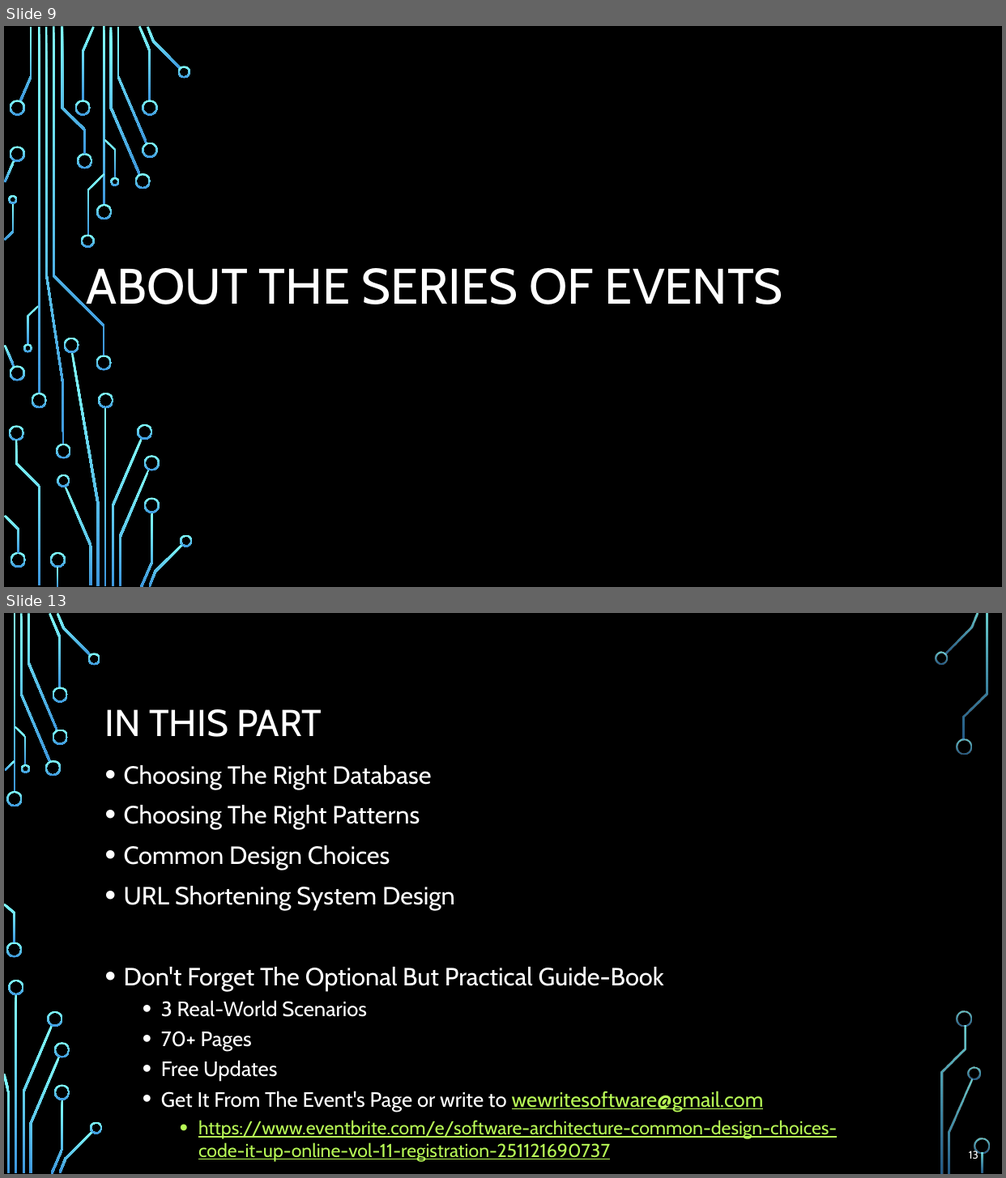
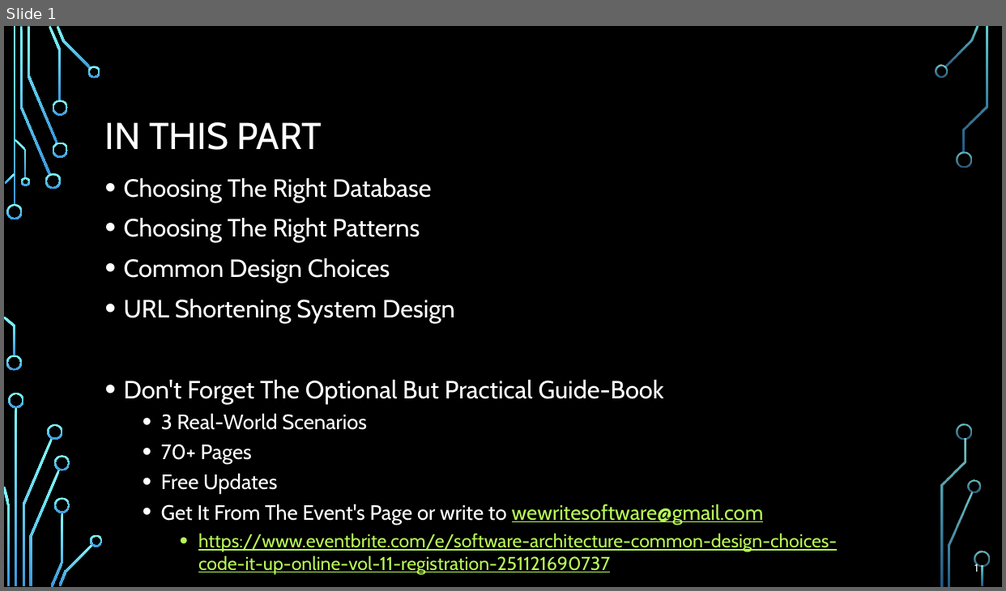
Before and after one commit to profjordanov/doctorate, a slide deck: resources/Software-Architecture-S/Presentation-Part3-Common-Design-Choices.pptx. Shown one above the other, each under a label of ours: slides 9 and 13 before the commit, slide 1 after it; the slides between them are not shown. The pictures are 1006x1178 and 1006x591 pixels, drawn with LibreOffice and Linux fonts; fonts in the diff are those of the drawing; background and template pictures are left out. Boxes give left, top, right and bottom in pixels: in the first picture for what was removed or moved away, otherwise in the second. Text is boxed around its words. In the diff, an @@ line names an element or a change of style, - is before the commit and + after.

```diff
--- a/resources/Software-Architecture-S/Presentation-Part3-Common-Design-Choices.pptx
+++ b/resources/Software-Architecture-S/Presentation-Part3-Common-Design-Choices.pptx
@@ slide 9 removed at box(4, 26, 1002, 587), background picture (left out) @@
@@ title removed at box(87, 268, 783, 315) @@
-ABOUT THE SERIES OF EVENTS
@@ group removed at box(4, 26, 193, 587): 50 freeform shapes, 4 rectangles @@
@@ what was slide 13 is now slide 1 @@
@@ page number at box(974, 563, 978, 572): text changed @@
-13
+1
```
Also in this commit, not shown: 18 other slides removed.
